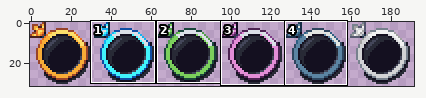
File history of a sprite sheet, Assets/Sprites/PrototypeSprites/RulletSprites/Pixel_Sprites/icon/rullet_cardStroke_Head_sprite_sheet.png. Above: a wide view before the commit, with the close-up outlined.
Close-up. Before the edit:
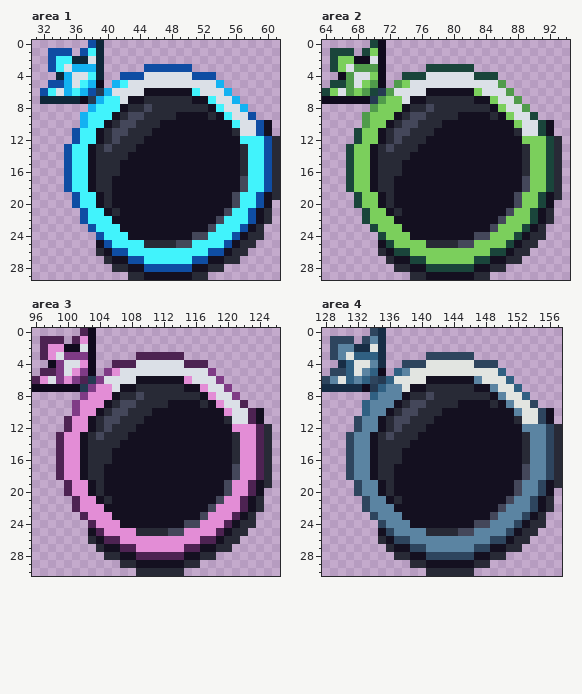
The file is 192x32 pixels. Shown: area 1: x 31..61, y 0..29; area 2: x 64..94, y 0..29; area 3: x 96..126, y 0..30; area 4: x 128..157, y 0..30. The commit also changed other parts of the picture, which this record leaves out.
Once edited:
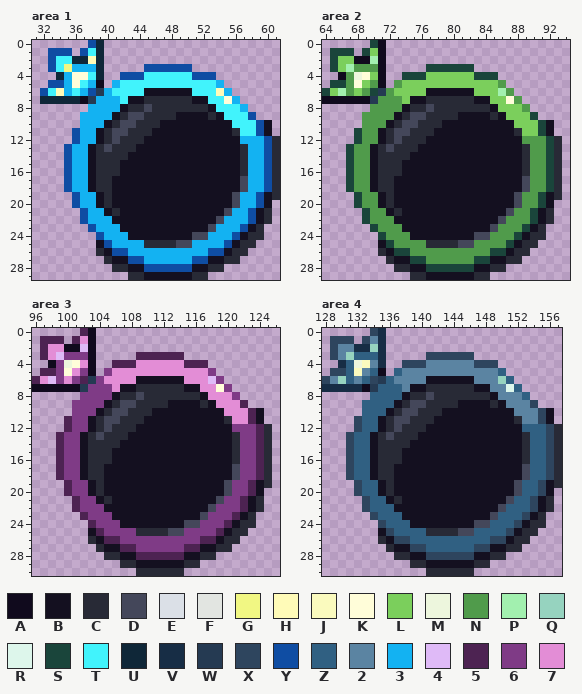
Palette (. is transparent): A #100a1d  B #141020  C #282a36  D #44475a  E #dbe0e7  F #e2e5e1  G #f1f783  H #fffbb8  J #fafabe  K #fffdd9  L #7bcf5c  M #edf6dd  N #509b4b  P #a2f0af  Q #96d3bf  R #ddf6eb  S #1a453b  T #41f3fc  U #0f2738  V #172d45  W #253a52  X #2e455e  Y #0f4da3  Z #306082  2 #5b84a2  3 #13b2f2  4 #dfbaf7  5 #4d2352  6 #7f3b86  7 #e38dd6
The edit:
Changed rows in their new state; - is an unchanged pixel.
Area 1:
first column x 34:
 2 ----H---------------------
 3 -G------------------------
 4 --KK-------TTTTTT---------
 5 --K------TTTTTTTTTTT------
 6 H------TTTT-------TTH-----
 7 ------33T-----------TK----
 8 -----333-------------TT---
 9 ----333---------------TT--
10 ----33-----------------TT-
11 ---33------------------TT-
12 ---33------------------333
13 --33--------------------33
14 --33--------------------33
15 --33--------------------33
16 --33--------------------33
17 --33--------------------33
18 --33--------------------33
19 ---33------------------33-
20 ---33------------------33-
21 ----33----------------33--
22 ----333--------------333--
23 -----333------------333---
24 ------333----------333----
25 -------3333------3333-----
26 ---------3333333333-------
27 -----------333333---------
Area 2:
first column x 66:
 2 ----P---------------------
 3 -P------------------------
 4 --MK-------LLLLLL---------
 5 --K------LLLLLLLLLLL------
 6 P------LLLL-------LLP-----
 7 ------NNL-----------LK----
 8 -----NNN-------------LL---
 9 ----NNN---------------LL--
10 ----NN-----------------LL-
11 ---NN------------------LL-
12 ---NN------------------NNN
13 --NN--------------------NN
14 --NN--------------------NN
15 --NN--------------------NN
16 --NN--------------------NN
17 --NN--------------------NN
18 --NN--------------------NN
19 ---NN------------------NN-
20 ---NN------------------NN-
21 ----NN----------------NN--
22 ----NNN--------------NNN--
23 -----NNN------------NNN---
24 ------NNN----------NNN----
25 -------NNNN------NNNN-----
26 ---------NNNNNNNNNN-------
27 -----------NNNNNN---------
Area 3:
first column x 98:
 2 ----4---------------------
 3 -4------------------------
 4 --MK-------777777---------
 5 --K------77777777777------
 6 4------7777-------774-----
 7 ------667-----------7K----
 8 -----666-------------77---
 9 ----666---------------77--
10 ----66-----------------77-
11 ---66------------------77-
12 ---66------------------666
13 --66--------------------66
14 --66--------------------66
15 --66--------------------66
16 --66--------------------66
17 --66--------------------66
18 --66--------------------66
19 ---66------------------66-
20 ---66------------------66-
21 ----66----------------66--
22 ----666--------------666--
23 -----666------------666---
24 ------666----------666----
25 -------6666------6666-----
26 ---------6666666666-------
27 -----------666666---------
Area 4:
first column x 130:
 2 ----Q---------------------
 3 -Q------------------------
 4 --MJ-------222222---------
 5 --J------22222222222------
 6 Q------2222-------22Q-----
 7 ------ZZ2-----------2R----
 8 -----ZZZ-------------22---
 9 ----ZZZ---------------22--
10 ----ZZ-----------------22-
11 ---ZZ------------------22-
12 ---ZZ------------------ZZZ
13 --ZZ--------------------ZZ
14 --ZZ--------------------ZZ
15 --ZZ--------------------ZZ
16 --ZZ--------------------ZZ
17 --ZZ--------------------ZZ
18 --ZZ--------------------ZZ
19 ---ZZ------------------ZZ-
20 ---ZZ------------------ZZ-
21 ----ZZ----------------ZZ--
22 ----ZZZ--------------ZZZ--
23 -----ZZZ------------ZZZ---
24 ------ZZZ----------ZZZ----
25 -------ZZZZ------ZZZZ-----
26 ---------ZZZZZZZZZZ-------
27 -----------ZZZZZZ---------
Where, in picture pixels (left, top, right, bottom), the same in both close-ups:
changed: (56, 56, 264, 264)
changed: (338, 56, 546, 264)
changed: (48, 344, 256, 552)
changed: (338, 344, 546, 552)
